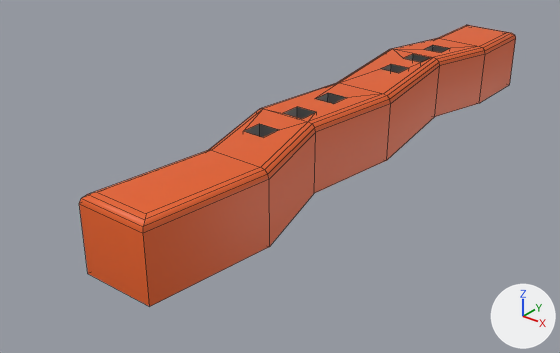
Renders of the FBX model Rope_Fight/Assets/Models/ground.fbx from each side of a commit.
Before and after are seen from a 50 mm camera at (11.47, -23.91, 8.49) aimed at (-1.27, -7.98, -1.39). Lighting does not change. The marker at lower right points along +X, +Y and +Z. Mesh edges are drawn as thin lines. Where no turn or scale is listed for an object, it has been applied to the vertices.
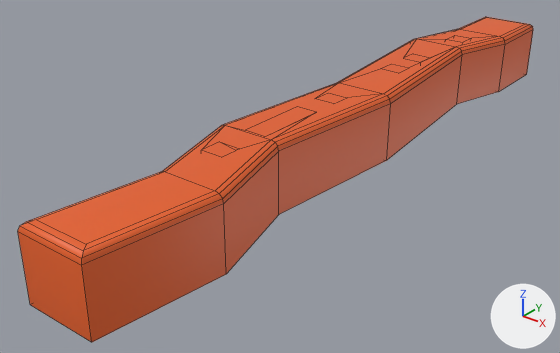
What differs and where, as boxes (x1, y1, x2, y2) in the pictures (560 x 353 px):
'Cube', reshaped (18% wider, 15% taller)
    before: (79, 25, 516, 307)
    after: (18, 17, 533, 342)

What the commit changed:
me_cube_003 is used by ob_cube; location (0.01, -5.85, 0.51).
me_cube_003 had 120 vertices, 104 faces and spanned x -1.6..1.4, y -9.3..8.6, z -1.5..0.5.
me_cube_003 now has 120 vertices, 111 faces and spans x -1.6..1.4, y -10.8..10.2, z -1.5..0.5.
Part 1, on me_cube_003:
4 vertices are removed from x -0.5..0.1, y -2.9, z -1.3..0.5.
11 faces are deleted.
35 vertices in x -1.4..1.4, y -9.3..-3.0, z -1.5..0.5 move by (0.0, -1.5, 0.0).
28 vertices in x -1.6..1.0, y 4.0..8.6, z -1.5..0.5 move by (0.0, 1.6, 0.0).
4 vertices in x -0.9..0.9, y 5.3..8.5, z 0.5 move by (0.0, 1.5, 0.0).
6 vertices move from x -1.6..0.1, y -4.5..4.0, z -1.3..0.5 to x -1.5..0.1, y -4.5..5.6, z -1.3..0.5.
4 vertices are added at (-0.5, -6.0, -1.3), (0.1, -6.0, -1.3), (-0.5, -6.0, 0.5), (0.1, -6.0, 0.5).
7 new faces join them, mat_material_003 (dark grey #585858).
11 new faces join them, mat_material_002 (orange #e76024).
